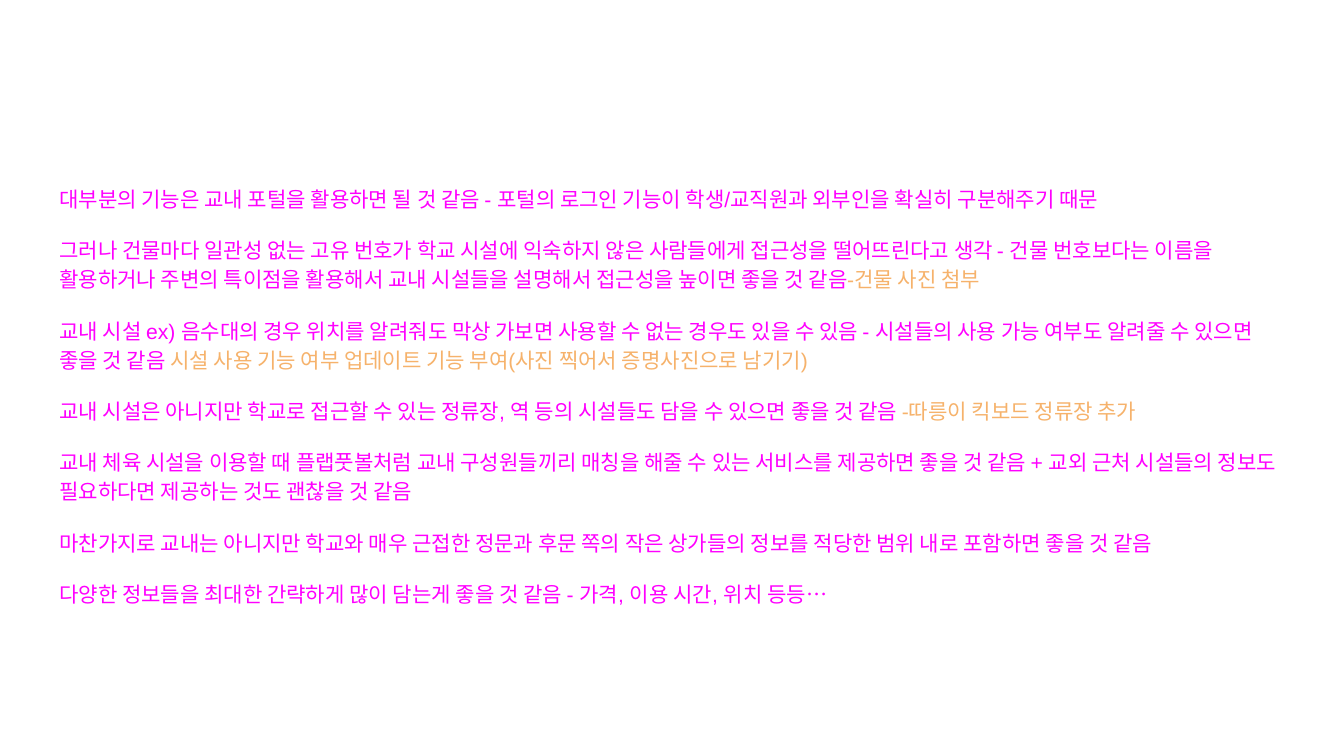
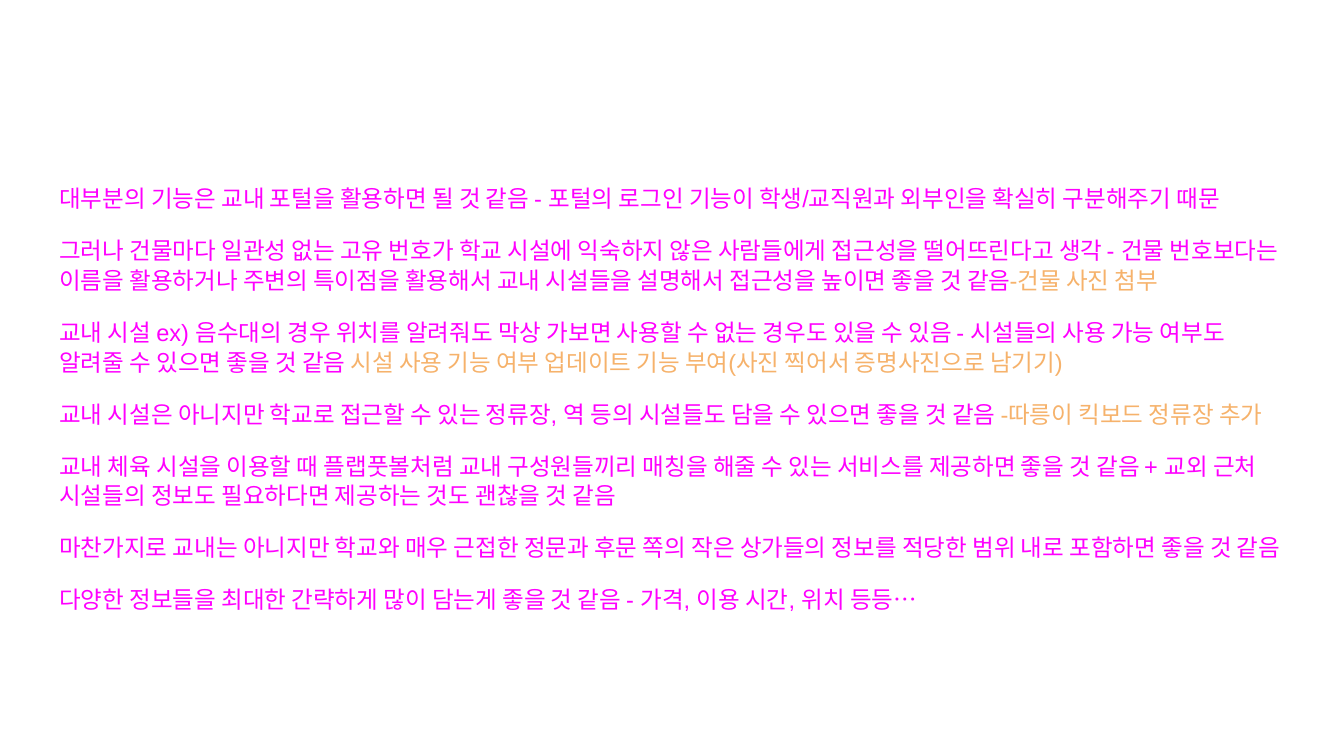
Before and after one commit to moon8603/Software-Enginnering-Project_SoftWizards, a slide deck: slide 9 of classroom/Requirements-Preparation.pptx (slide 8 before the commit). Drawn at 1344x756 pixels with LibreOffice and Linux fonts; fonts in the diff are those of the drawing. Boxes give left, top, right and bottom in pixels: in the first picture for what was removed or moved away, otherwise in the second. Text is boxed around its words. In the diff, an @@ line names an element or a change of style, - is before the commit and + after.

Commit message:
ppt 사진추가

```diff
--- a/classroom/Requirements-Preparation.pptx
+++ b/classroom/Requirements-Preparation.pptx
@@ text "대부분의 기능은 교내 포털을 활용하면 ..." at <box>59,187,1280,611</box>: size 11.2 to 12.6 pt; line spacing 1.15 to 1.05 @@
```
Also in this commit, not shown: 3 other slides changed, 1 slide added.
